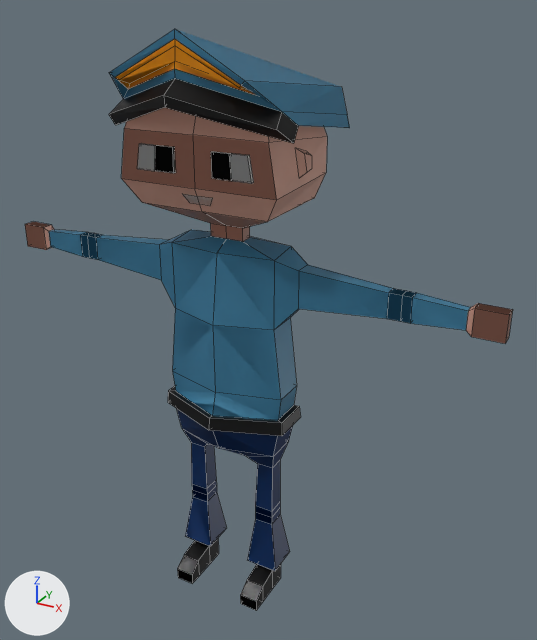
An edit to the Blender file Animated character.blend, drawn before and after from the same camera.
Rendered twice from a 50 mm camera at (0.82, -1.319, 1.401) aimed at (0.086, 0.015, 0.734). The lights are fixed; the arrows at lower left show +X, +Y and +Z. Mesh edges are drawn as thin lines.

The first picture shows 'Police', 'PoliceHat'.
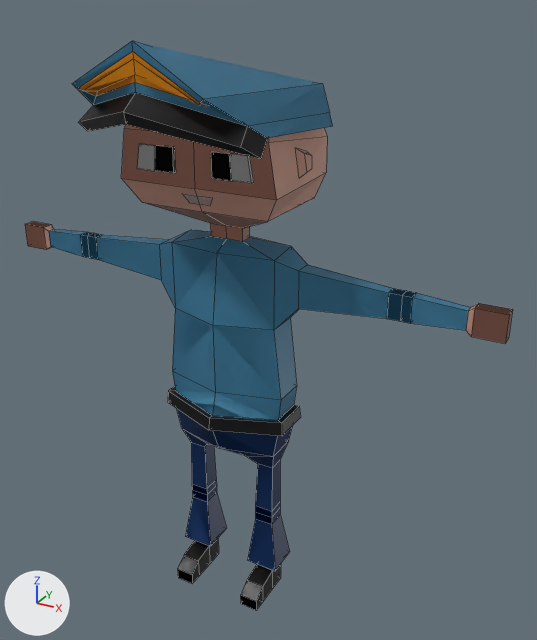
Where the change shows, as pixel boxes [x1, y1, x2, y2] in the pictures (537 x 640 px):
```json
{"object": "PoliceHat", "change": "moved, turned", "before": [109, 29, 350, 143], "after": [72, 41, 333, 159]}
```

Scene script edits in JSON lines:
```json
{"op": "set", "path": "ob_policehat.location", "old": "(0.0, 0.0, 0.0)", "new": "(-0.028, 0.04, 0.01)"}
{"op": "set", "path": "ob_policehat.rotation_euler", "old": "(0.0, 0.0, 0.0)", "new": "(0.104, 0.0239, -0.0626)", "note": "degrees (0, 0, 0) -> degrees (6, 1.4, -3.6)"}
```
